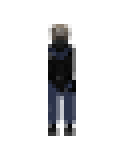
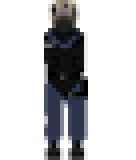
Revision of a layered w=136, h=160 image; what changed, layer by layer:
renamed "Layer 2" to "Layer 3", painted on it over [44, 0, 88, 160]
